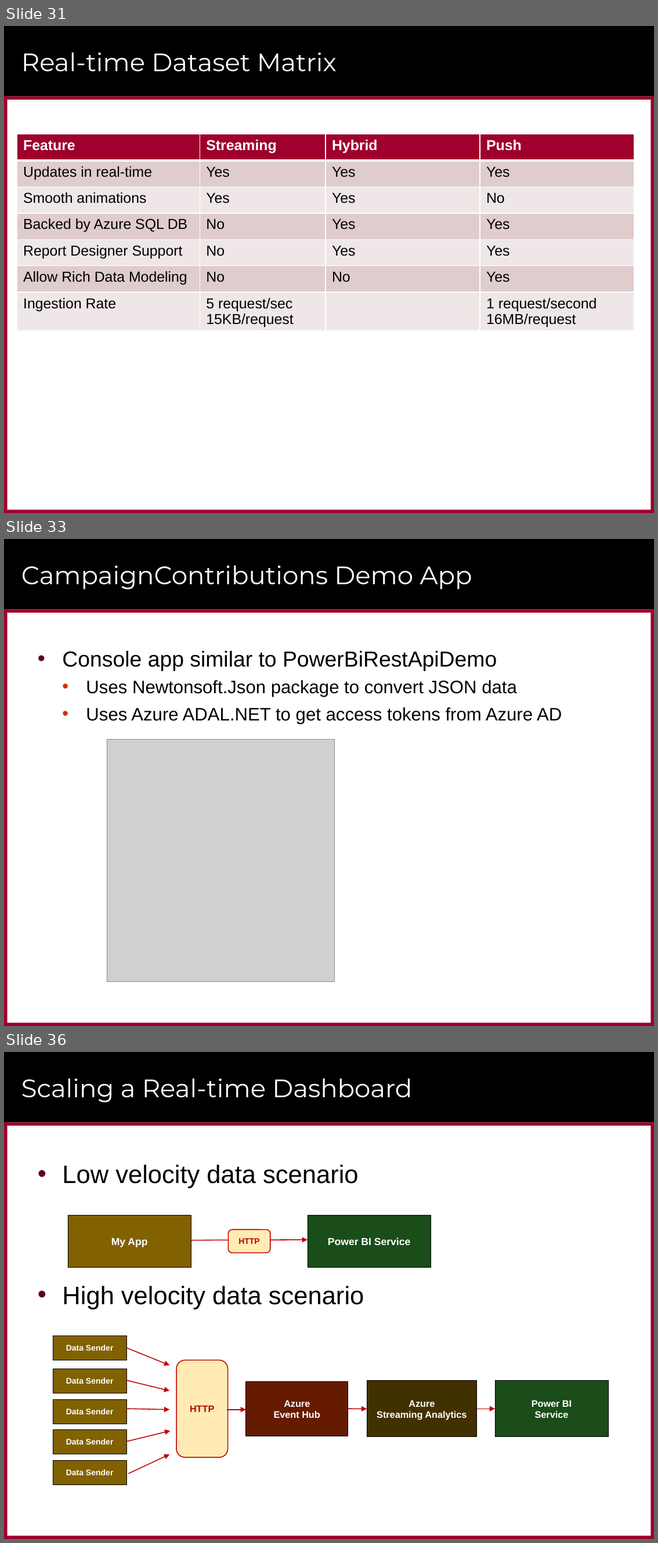
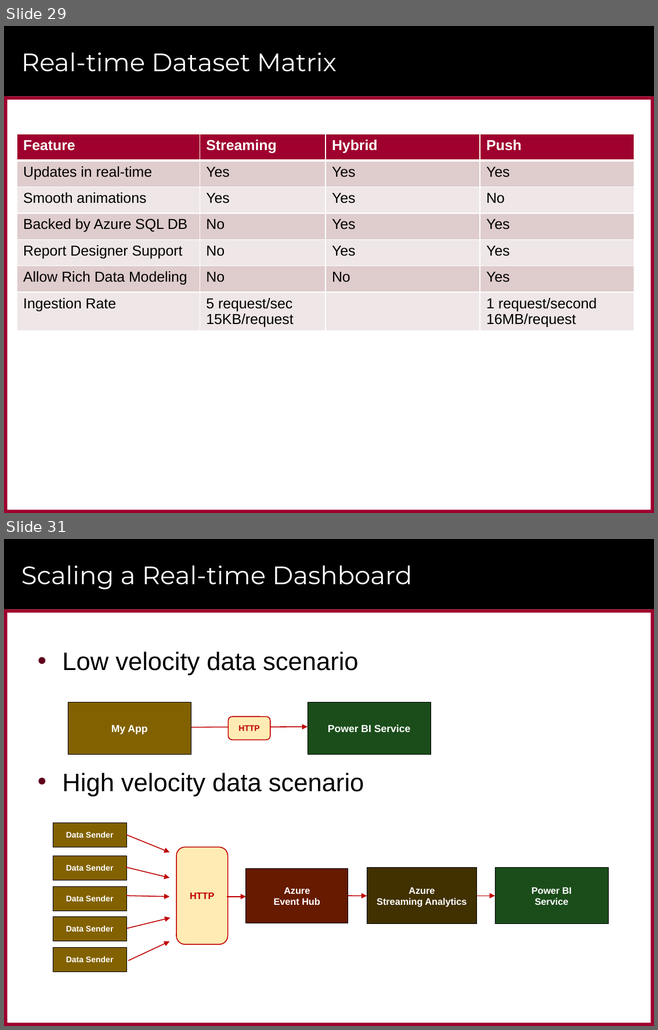
Before and after one commit to CriticalPathTraining/RealtimeDashboards, a slide deck: RealtimeDashboards.pptx. Shown one above the other, each under a label of ours: slides 31, 33 and 36 before the commit, slides 29 and 31 after it; the slides between them are not shown. The pictures are 658x1543 and 658x1030 pixels, drawn with LibreOffice and Linux fonts; fonts in the diff are those of the drawing; grey boxes stand for pictures; background and template pictures are left out. Boxes give left, top, right and bottom in pixels: in the first picture for what was removed or moved away, otherwise in the second. Text is boxed around its words. In the diff, an @@ line names an element or a change of style, - is before the commit and + after.

```diff
--- a/RealtimeDashboards.pptx
+++ b/RealtimeDashboards.pptx
@@ slide 33 removed at (x1=4, y1=539, x2=654, y2=1026), background #FFFFFF; not listed: 6 template elements that a slide beside it also shows @@
@@ title removed at (x1=21, y1=565, x2=472, y2=589) @@
-CampaignContributions Demo App
@@ text removed at (x1=62, y1=651, x2=561, y2=724) @@
-• Console app similar to PowerBiRestApiDemo
-  • Uses Newtonsoft.Json package to convert JSON data
-  • Uses Azure ADAL.NET to get access tokens from Azure AD
@@ picture removed at (x1=107, y1=739, x2=334, y2=982) @@
@@ what was slide 31 is now slide 29 @@
@@ what was slide 36 is now slide 31 @@
```
Also in this commit, not shown: 4 slides changed, 5 slides added, 12 other slides removed, 3 other files.
